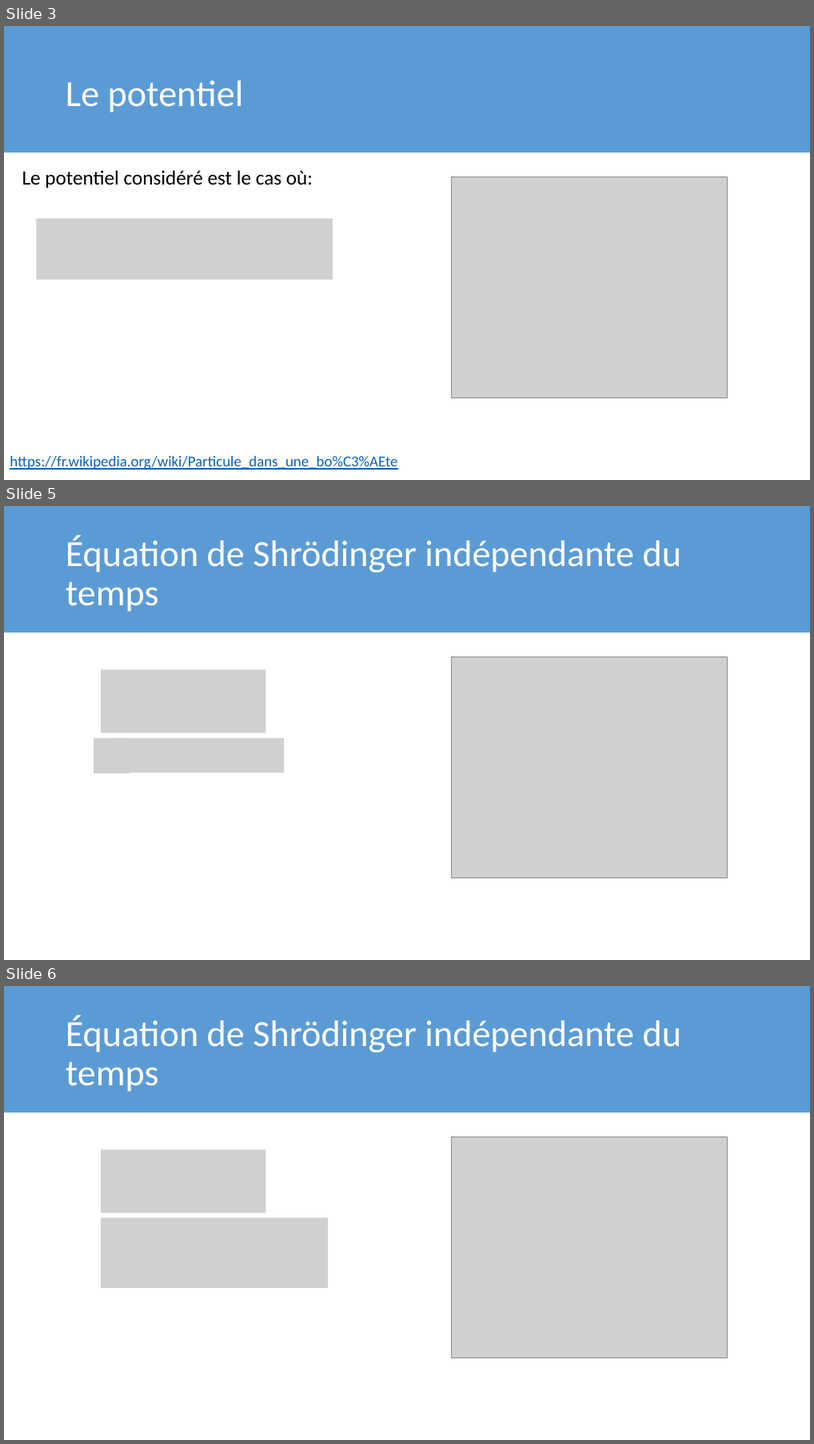
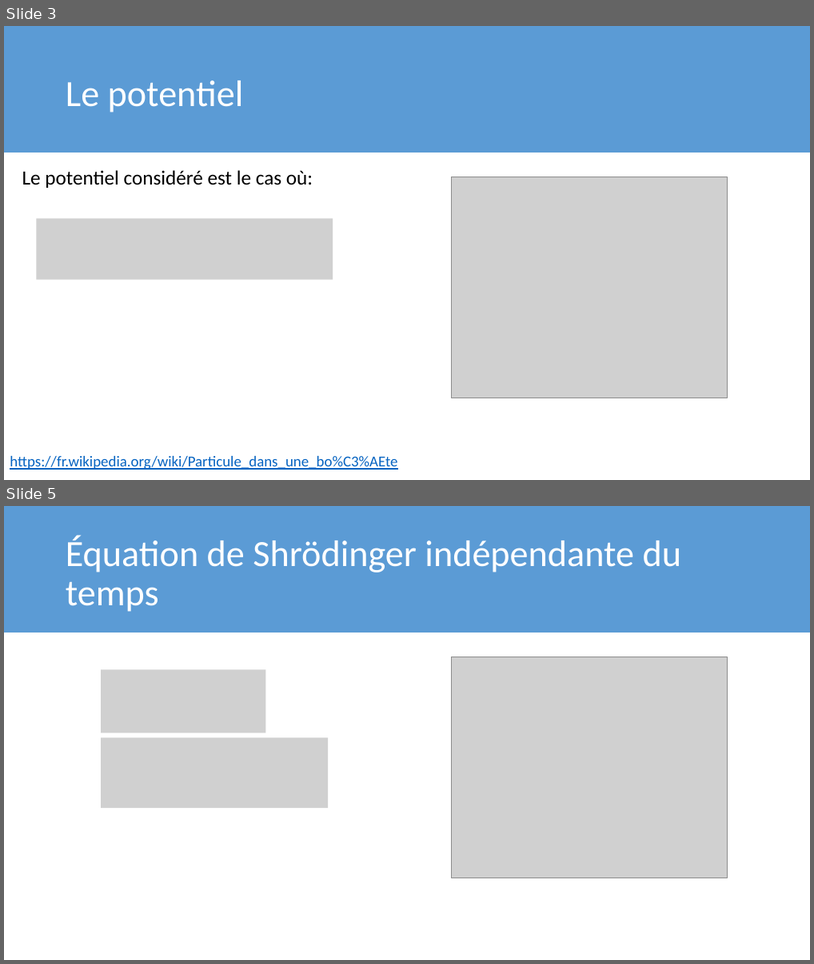
Before and after one commit to meitnerium/theochem, a slide deck: FR/4_1_Cas_Simple_particule_boite/particule_boite.pptx. Shown one above the other, each under a label of ours: slides 3, 5 and 6 before the commit, slides 3 and 5 after it; the slides between them are not shown. The pictures are 814x1444 and 814x964 pixels, drawn with LibreOffice and Linux fonts; fonts in the diff are those of the drawing; grey boxes stand for pictures. Boxes give left, top, right and bottom in pixels: in the first picture for what was removed or moved away, otherwise in the second. Text is boxed around its words. In the diff, an @@ line names an element or a change of style, - is before the commit and + after.

```diff
--- a/FR/4_1_Cas_Simple_particule_boite/particule_boite.pptx
+++ b/FR/4_1_Cas_Simple_particule_boite/particule_boite.pptx
@@ slide 5 removed at [4, 506, 810, 960], background #FFFFFF @@
@@ rectangle removed at [4, 506, 810, 632] @@
@@ title removed at [66, 535, 682, 612] @@
-Équation de Shrödinger indépendante du temps
@@ picture removed at [101, 669, 266, 733] @@
@@ picture removed at [452, 656, 727, 877] @@
@@ picture removed at [94, 738, 130, 772] @@
@@ picture removed at [118, 738, 284, 772] @@
@@ what was slide 6 is now slide 5 @@
```
Also in this commit, not shown: 3 slides changed, 22 other files.
